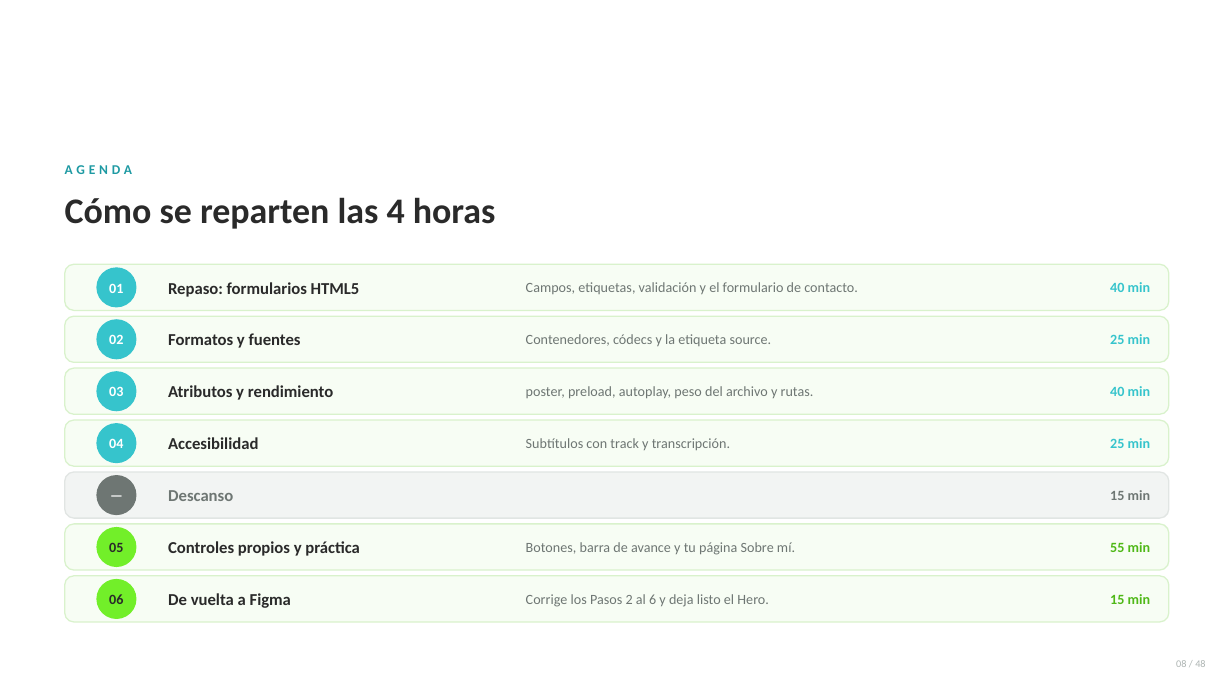
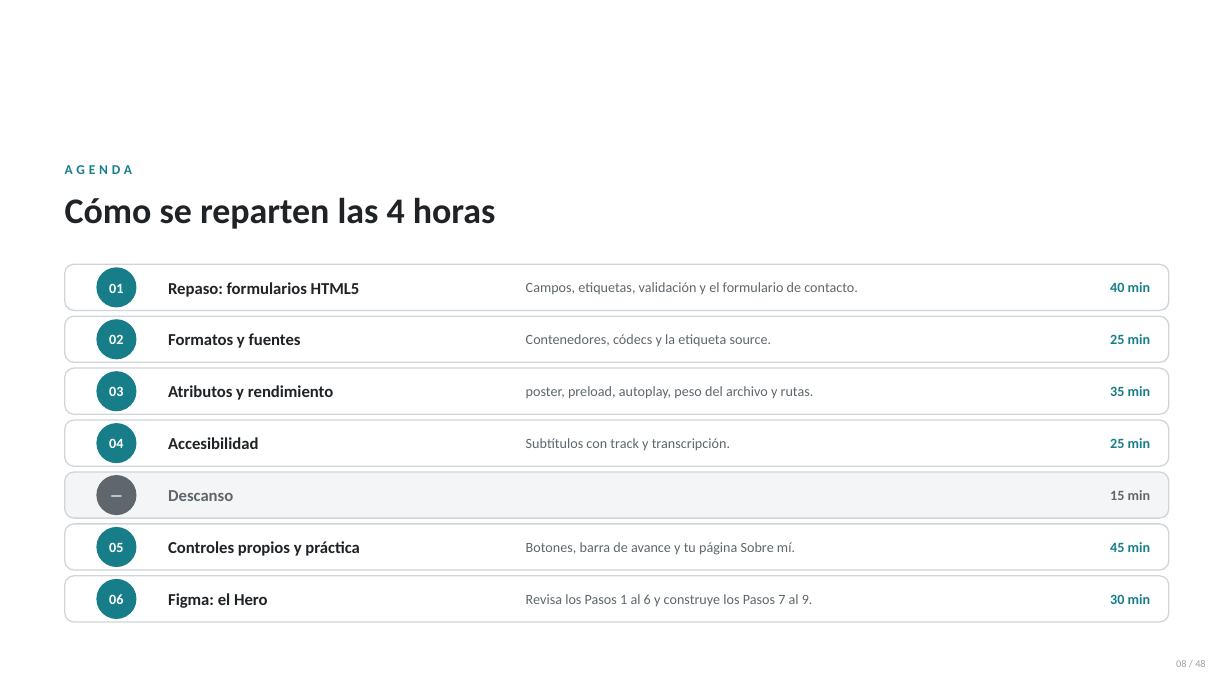
Before and after one commit to anibaler123143423234321/sesiones-dagner, a slide deck: slide 8 of SESION 07/Sesion07-Multimedia-avanzada-HTML5.pptx. Drawn at 1232x693 pixels with LibreOffice and Linux fonts; fonts in the diff are those of the drawing; background and template pictures are left out. Boxes give left, top, right and bottom in pixels: in the first picture for what was removed or moved away, otherwise in the second. Text is boxed around its words. In the diff, an @@ line names an element or a change of style, - is before the commit and + after.

```diff
--- a/SESION 07/Sesion07-Multimedia-avanzada-HTML5.pptx
+++ b/SESION 07/Sesion07-Multimedia-avanzada-HTML5.pptx
@@ text "AGENDA" at (65,165,132,174): text colour #1E9AA3 to #177E89 @@
@@ text at (1110,386,1151,396): text changed; text colour #36C4CC to #177E89 @@
-40 min
+35 min
@@ fill #36C4CC to #177E89; outline #36C4CC 1 pt to #177E89 1 pt in 4 elements at (97,268,136,307), (97,320,136,359), (97,372,136,410), (97,424,136,463) @@
@@ text colour #36C4CC to #177E89 in 3 elements at (1110,282,1151,292), (1110,334,1151,344), (1110,438,1151,448) @@
@@ rounded rectangle at (65,472,1169,518): fill #F2F4F3 to #F3F5F6; outline #E1E5E3 1 pt to #CFD5D9 1 pt @@
@@ ellipse at (97,476,136,515): fill #6E7673 to #5F676C; outline #6E7673 1 pt to #5F676C 1 pt @@
@@ text "05" at (109,542,123,552): text colour #2A2A2A to #FFFFFF @@
@@ ellipse at (97,528,136,567): fill #72EF29 to #177E89; outline #72EF29 1 pt to #177E89 1 pt @@
@@ text colour #2A2A2A to #1F2326 in 5 elements at (168,282,360,297), (168,333,301,348), (168,385,333,400), (168,437,258,449), (168,541,359,556) @@
@@ text colour #6E7673 to #5F676C in 7 elements at (526,282,858,294), (526,334,772,346), (526,386,814,399), (526,438,730,450), (168,490,233,501), (1110,490,1151,500), (526,542,795,555) @@
@@ text at (1110,542,1151,552): text changed; text colour #4FB817 to #177E89 @@
-55 min
+45 min
@@ fill #F7FDF4 to #FFFFFF; outline #D9F2CC 1 pt to #CFD5D9 1 pt in 6 elements at (65,264,1169,311), (65,316,1169,362), (65,368,1169,414), (65,421,1169,467), (65,524,1169,570), (65,576,1169,622) @@
@@ text "06" at (109,594,123,604): text colour #2A2A2A to #FFFFFF @@
@@ ellipse at (97,579,136,618): fill #72EF29 to #177E89; outline #72EF29 1 pt to #177E89 1 pt @@
@@ text at (168,593,268,608): text changed; text colour #2A2A2A to #1F2326 @@
-De vuelta a Figma
+Figma: el Hero
@@ text at (526,594,813,606): text changed; text colour #6E7673 to #5F676C @@
-Corrige los Pasos 2 al 6 y deja listo el Hero.
+Revisa los Pasos 1 al 6 y construye los Pasos 7 al 9.
@@ text at (1110,594,1151,604): text changed; text colour #4FB817 to #177E89 @@
-15 min
+30 min
@@ text "08 / 48" at (1176,660,1205,667): text colour #AEB5B3 to #9AA2A7 @@
```
Also in this commit, not shown: 47 other slides changed, 31 other files.
